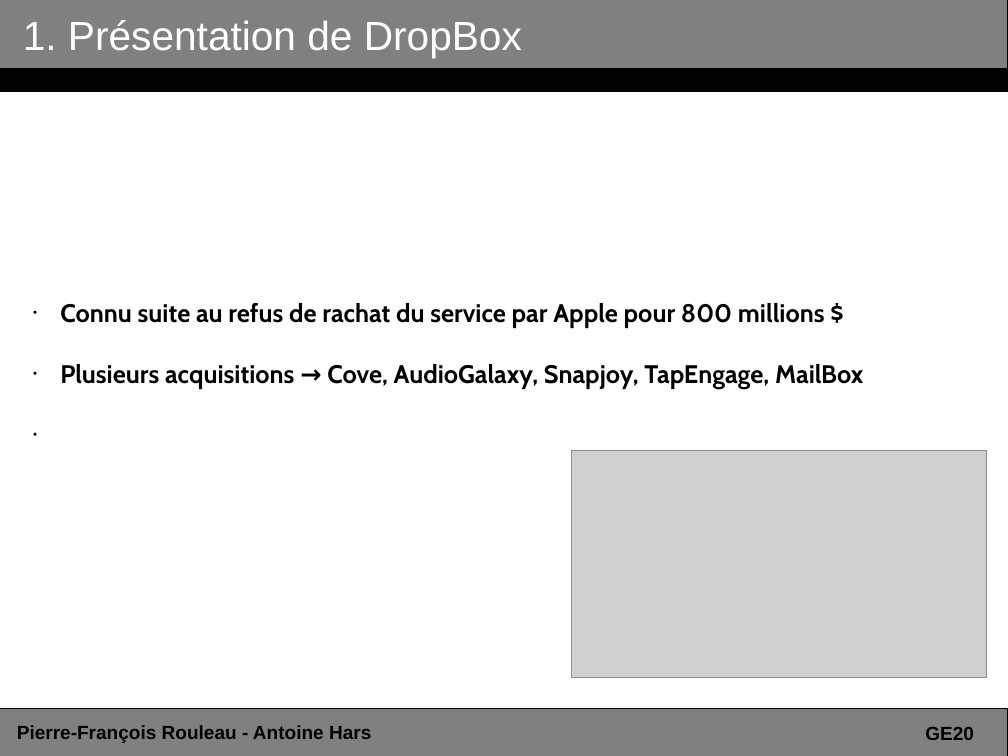
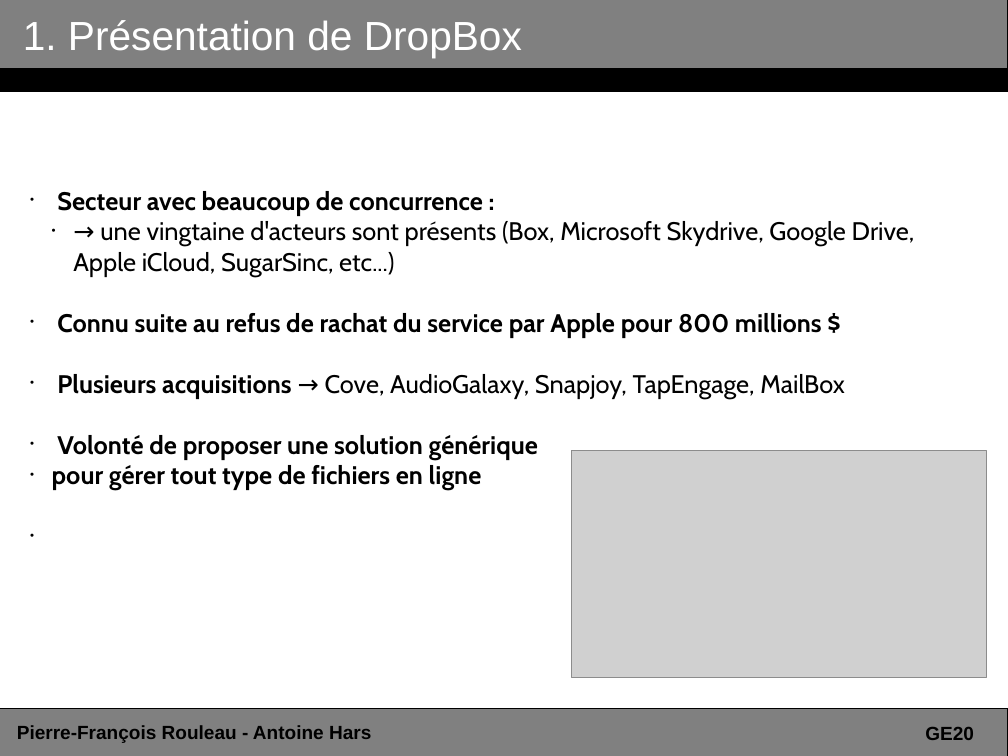
Before and after one commit to ahars/ge20, a slide deck: slide 4 of presentation_dropbox.odp. Drawn at 1008x756 pixels with LibreOffice and Linux fonts; fonts in the diff are those of the drawing; grey boxes stand for pictures. Boxes give left, top, right and bottom in pixels: in the first picture for what was removed or moved away, otherwise in the second. Text is boxed around its words. In the diff, an @@ line names an element or a change of style, - is before the commit and + after.

Commit message:
taf presentation

```diff
--- a/presentation_dropbox.odp
+++ b/presentation_dropbox.odp
@@ subtitle at (57, 191, 915, 277): paragraphs added @@
+• Secteur avec beaucoup de concurrence :
+  • → une vingtaine d'acteurs sont présents (Box, Microsoft Skydrive, Google Drive, Apple iCloud, SugarSinc, etc...)
@@ subtitle at (57, 374, 844, 399): bold off in "→ Cove, AudioGalaxy, Snapjoy, TapEngage, MailBox" @@
@@ subtitle at (52, 435, 538, 490): paragraphs added @@
+• Volonté de proposer une solution générique
+• pour gérer tout type de fichiers en ligne
```
Also in this commit, not shown: 3 other slides changed, 5 slides added.
